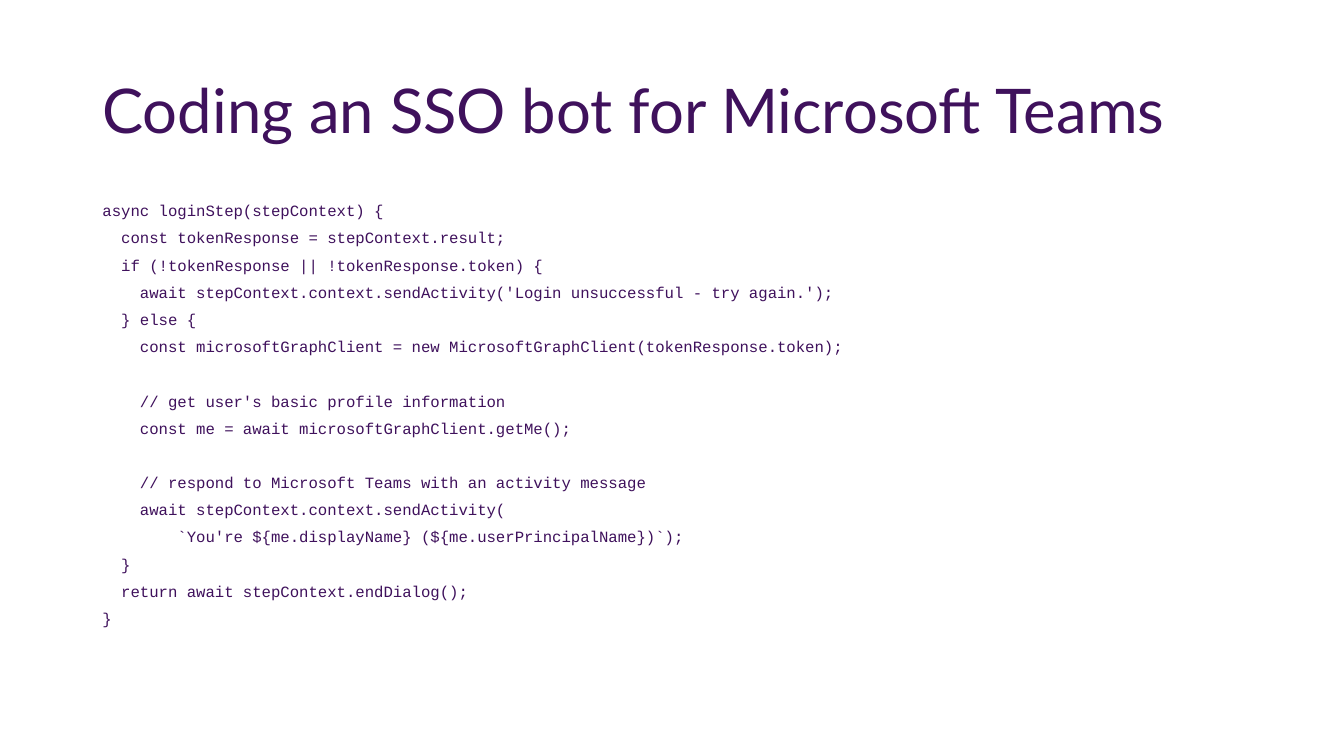
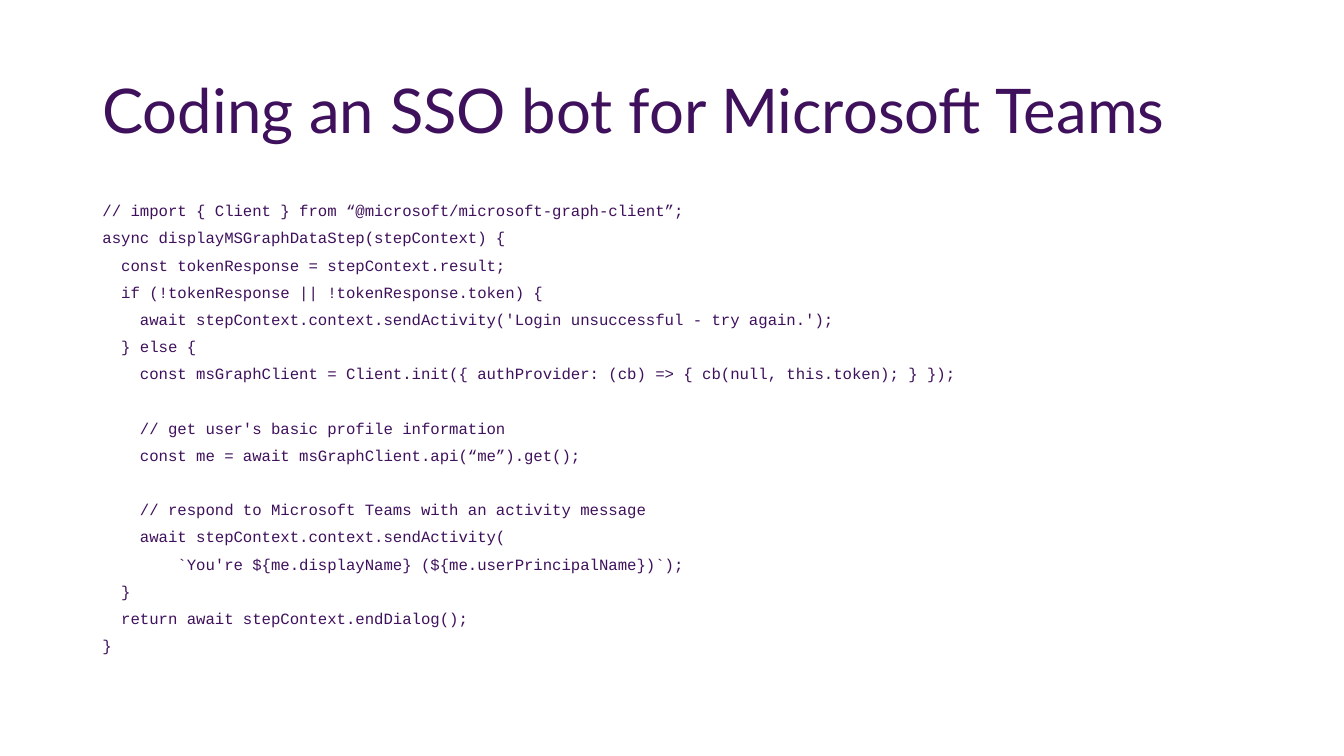
Before and after one commit to OfficeDev/TrainingContent, a slide deck: slide 25 of Teams/80 Using Single Sign-On with Microsoft Teams/slides.pptx. Drawn at 1344x756 pixels with LibreOffice and Linux fonts; fonts in the diff are those of the drawing; background and template pictures are left out. Boxes give left, top, right and bottom in pixels: in the first picture for what was removed or moved away, otherwise in the second. Text is boxed around its words. In the diff, an @@ line names an element or a change of style, - is before the commit and + after.

```diff
--- a/Teams/80 Using Single Sign-On with Microsoft Teams/slides.pptx
+++ b/Teams/80 Using Single Sign-On with Microsoft Teams/slides.pptx
@@ text at (102,205,683,247): text changed @@
-async loginStep(stepContext) {
+// import { Client } from “@microsoft/microsoft-graph-client”;
+async displayMSGraphDataStep(stepContext) {
@@ text at (140,368,898,383): text changed @@
-const microsoftGraphClient = new MicrosoftGraphClient(tokenResponse.token);
+const msGraphClient = Client.init({ authProvider: (cb) => { cb(null, this.token); } });
@@ text at (140,449,580,465): text changed @@
-const me = await microsoftGraphClient.getMe();
+const me = await msGraphClient.api(“me”).get();
```
Also in this commit, not shown: 1 other slide changed, 4 other files.
